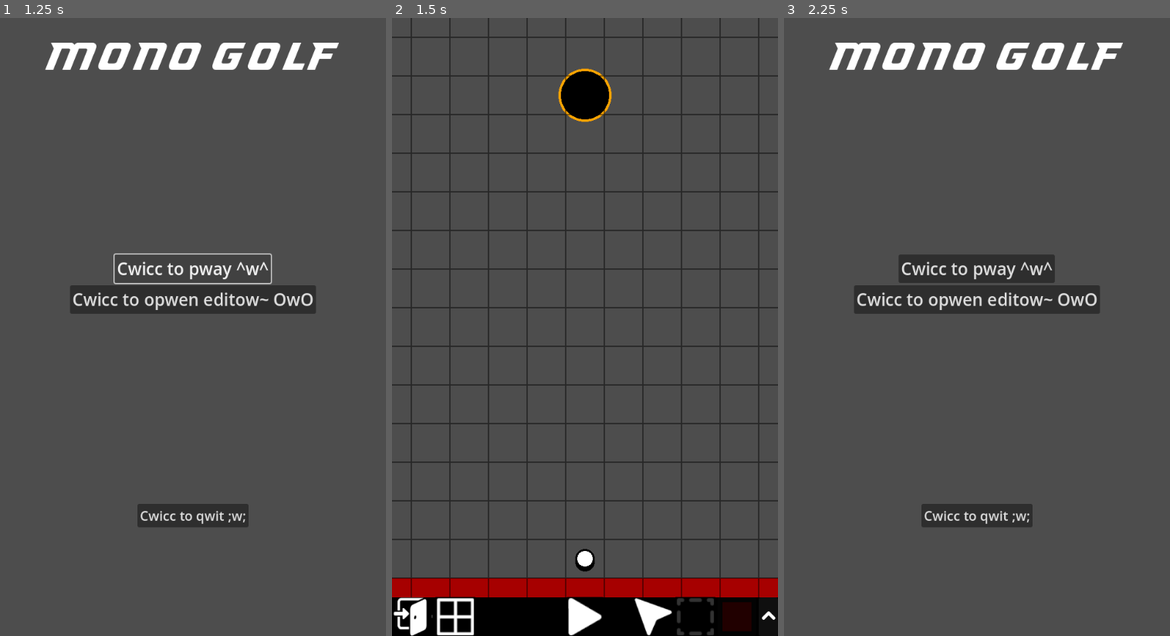
Above: before the commit, frames 1-3 (left to right).
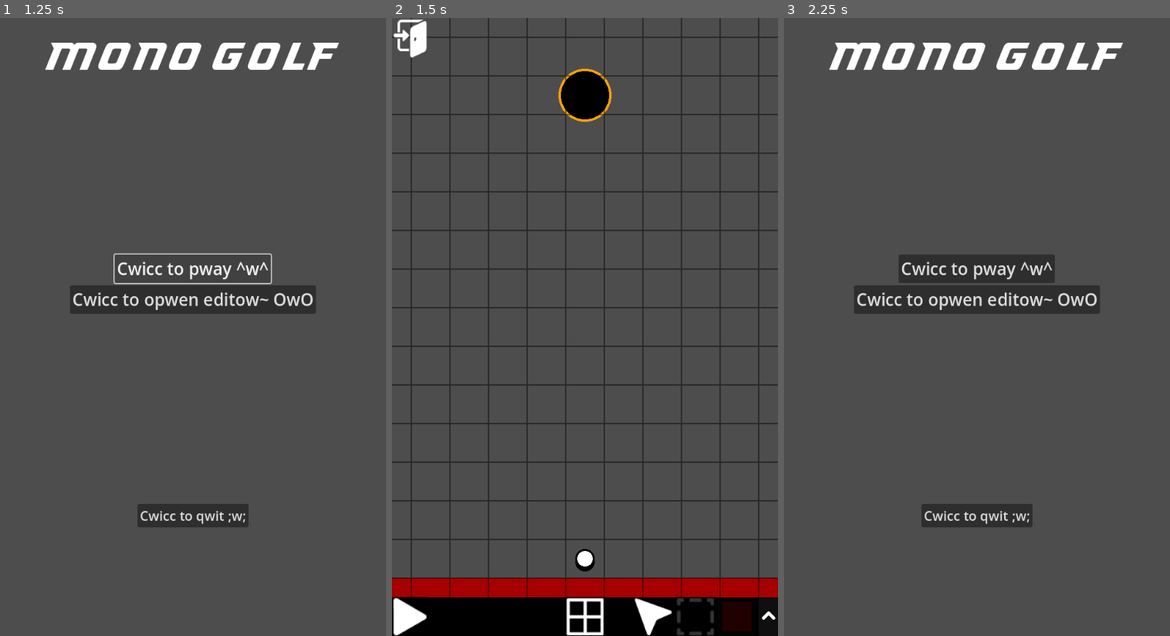
Above: after the commit, the same moments.

Repository: SelfMadeSystem/UniGolf
Game: Godot game, scene res://scenes/MainMenu.tscn
Two runs of this game, one before a commit and one after it. Both use one fixed random seed, a clock stepped at 60 frames per second and the inputs below.
Inputs (mouse positions are in pixels of both pictures, inside the frame that each line leads up to; where the layout moved, square brackets give the same spot in the first picture):
- Up to frame 1 (1.25 s): click "Cwicc to pway ^w^" at 0.5 s
- Up to frame 2 (1.5 s): click "Cwicc to opwen editow~ OwO" at 1.25 s
- Up to frame 3 (2.25 s): click (803, 36) [803, 617] at 2 s

Frame 1 is identical in both runs. In frame 2, 1.5% of the frame differs, in the area x 0-56%, y 0-100%; in frame 3, nothing differs.

Commit message:
Fixed a stupid bug

Diff:
--- a/prefabs/node_editor.tscn
+++ b/prefabs/node_editor.tscn
@@ -119,9 +119,13 @@
 [node name="UI" type="CanvasLayer" parent="."]
 layer = 0
 
+[node name="LeaveButton" type="TextureButton" parent="UI" groups=["EditorHide"]]
+offset_right = 60.0
+offset_bottom = 68.0
+texture_normal = ExtResource("8_d1q4l")
+
 [node name="Bottom" type="Control" parent="UI"]
 layout_mode = 3
-anchors_preset = 12
 anchor_top = 1.0
 anchor_right = 1.0
 anchor_bottom = 1.0
@@ -149,17 +153,10 @@
 grow_vertical = 2
 alignment = 1
 
-[node name="LeaveButton" type="TextureButton" parent="UI/Bottom/Left" groups=["EditorHide"]]
-layout_mode = 2
-texture_normal = ExtResource("8_d1q4l")
-
-[node name="VSeparator" type="VSeparator" parent="UI/Bottom/Left" groups=["EditorHide"]]
-layout_mode = 2
-
-[node name="GridButton" type="TextureButton" parent="UI/Bottom/Left" groups=["EditorHide"]]
-unique_name_in_owner = true
-layout_mode = 2
-texture_normal = ExtResource("8_7dv7m")
+[node name="PlayButton" type="TextureButton" parent="UI/Bottom/Left"]
+unique_name_in_owner = true
+layout_mode = 2
+texture_normal = ExtResource("8_flewc")
 
 [node name="Center" type="VFlowContainer" parent="UI/Bottom"]
 layout_mode = 1
@@ -176,10 +173,10 @@
 grow_vertical = 2
 alignment = 1
 
-[node name="PlayButton" type="TextureButton" parent="UI/Bottom/Center"]
-unique_name_in_owner = true
-layout_mode = 2
-texture_normal = ExtResource("8_flewc")
+[node name="GridButton" type="TextureButton" parent="UI/Bottom/Center" groups=["EditorHide"]]
+unique_name_in_owner = true
+layout_mode = 2
+texture_normal = ExtResource("8_7dv7m")
 
 [node name="Right" type="VFlowContainer" parent="UI/Bottom"]
 layout_mode = 1
@@ -247,9 +244,9 @@
 [connection signal="input_event" from="Rotate" to="." method="_on_rotate_input_event"]
 [connection signal="input_event" from="Trash" to="." method="_on_trash_input_event"]
 [connection signal="input_event" from="Copy" to="." method="_on_copy_input_event"]
-[connection signal="pressed" from="UI/Bottom/Left/LeaveButton" to="." method="_on_leave_button_pressed"]
-[connection signal="pressed" from="UI/Bottom/Left/GridButton" to="." method="_on_grid_button_pressed"]
-[connection signal="pressed" from="UI/Bottom/Center/PlayButton" to="." method="_on_play_button_pressed"]
+[connection signal="pressed" from="UI/LeaveButton" to="." method="_on_leave_button_pressed"]
+[connection signal="pressed" from="UI/Bottom/Left/PlayButton" to="." method="_on_play_button_pressed"]
+[connection signal="pressed" from="UI/Bottom/Center/GridButton" to="." method="_on_grid_button_pressed"]
 [connection signal="pressed" from="UI/Bottom/Right/DragButton" to="." method="_on_drag_button_pressed"]
 [connection signal="pressed" from="UI/Bottom/Right/SelectButton" to="." method="_on_select_button_pressed"]
 [connection signal="pressed" from="UI/Bottom/Right/PlaceButton" to="." method="_on_place_button_pressed"]
--- a/scripts/node_editor.gd
+++ b/scripts/node_editor.gd
@@ -184,8 +184,9 @@
 			button_pressed = ButtonEnum.NONE
 		elif button_pressed == ButtonEnum.NONE:
 			proceed_to_edit_node(null)
+			if !GameInfo.editing:
+				return
 			var f = func():
-				print(button_pressed)
 				if button_pressed != ButtonEnum.NONE:
 					return
 				match current_action:
@@ -201,6 +202,8 @@
 			f.call_deferred()
 	elif event is InputEventMouseMotion:
 		if button_pressed < 0:
+			return
+		if editing_node == null:
 			return
 		if mouse_pos == null:
 			set_mouse_pos(event.position)
